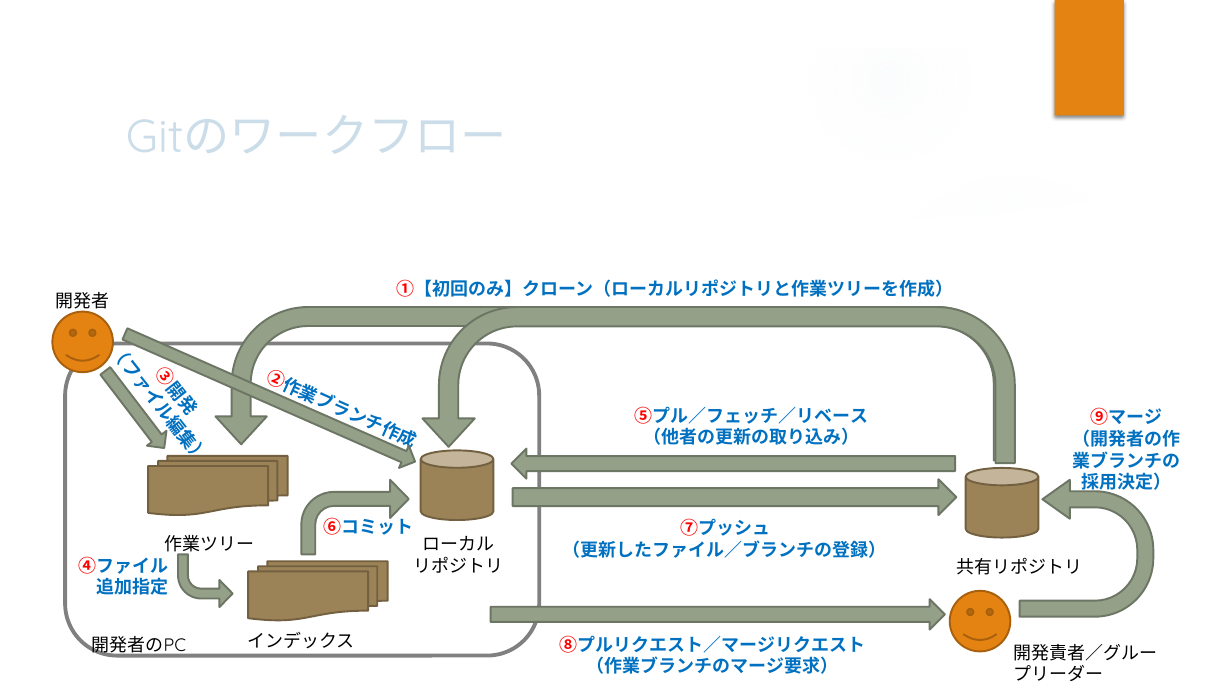
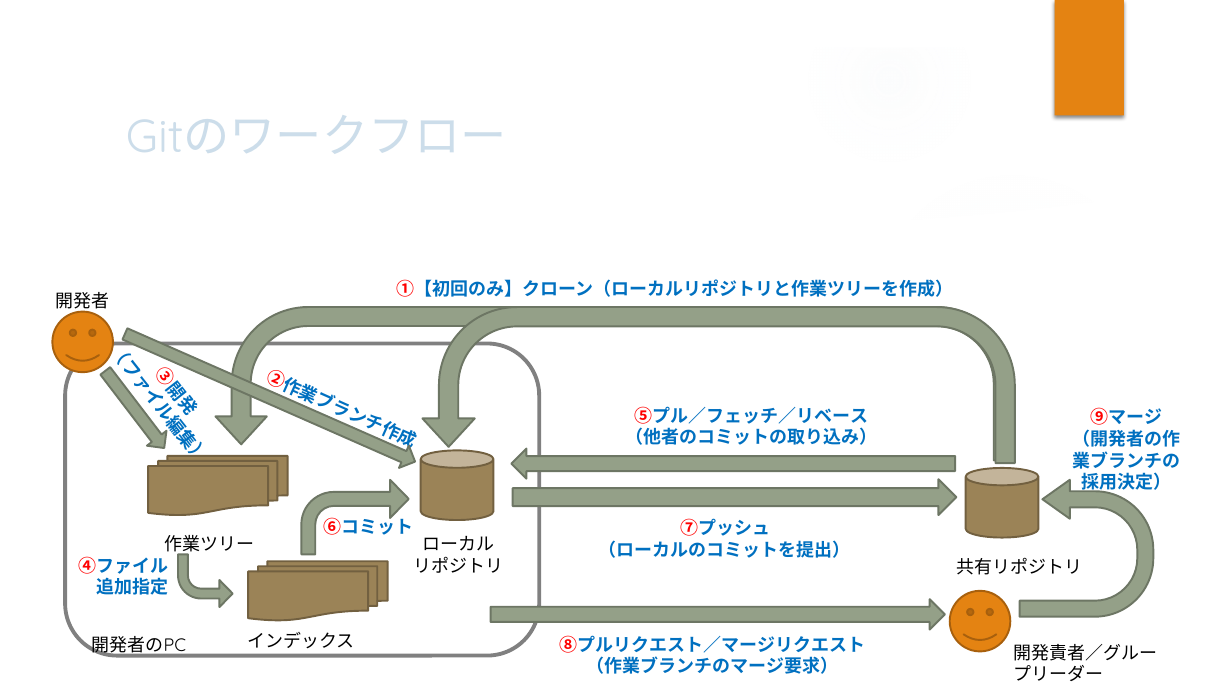
Before and after one commit to gakimaru/public, a slide deck: slide 6 of document/Gitマニュアル・調査資料/[01]Subversionユーザーの為のGit活用の勧め.pptx. Drawn at 1232x693 pixels with LibreOffice and Linux fonts; fonts in the diff are those of the drawing; background and template pictures are left out. Boxes give left, top, right and bottom in pixels: in the first picture for what was removed or moved away, otherwise in the second. Text is boxed around its words. In the diff, an @@ line names an element or a change of style, - is before the commit and + after.

Commit message:
ドキュメント更新
・Gitマニュアル・調査資料を改訂・正式リリース
・縦書きテストドキュメント＆画像を追加

```diff
--- a/document/Gitマニュアル・調査資料/[01]Subversionユーザーの為のGit活用の勧め.pptx
+++ b/document/Gitマニュアル・調査資料/[01]Subversionユーザーの為のGit活用の勧め.pptx
@@ text at bbox=[626, 427, 878, 445]: text changed @@
-（他者の更新の取り込み）
+（他者のコミットの取り込み）
@@ text at bbox=[599, 540, 851, 558]: text changed @@
-（更新したファイル／ブランチの登録）
+（ローカルのコミットを提出）
```
Also in this commit, not shown: 4 other slides changed, 32 other files.
